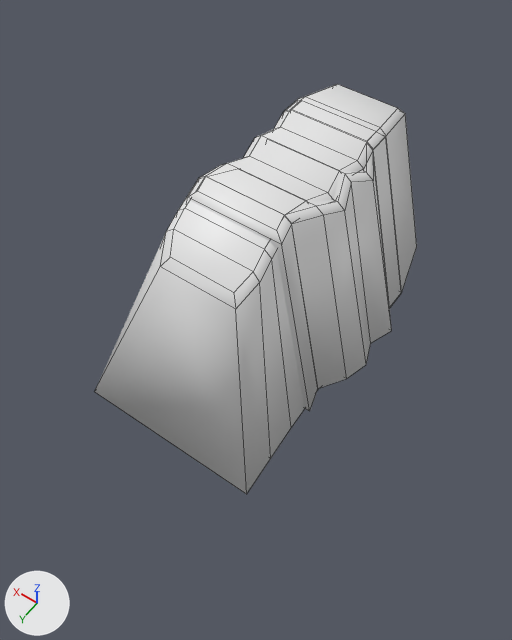
Renders of the FBX model Assets/Model/BatDuk.fbx from each side of a commit.
Rendered twice from a 50 mm camera at (-2.3, 3.68, 4.04) aimed at (-0.05, 0.54, -0.9). Lighting does not change. The marker at lower left points along +X, +Y and +Z. Mesh edges are drawn as thin lines.

Objects in the first picture: 'BatDuk', 'BatDuk_End'.
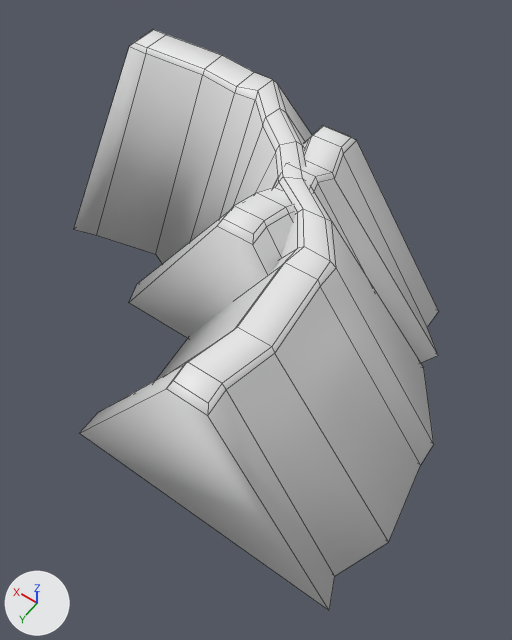
Location of each change, [x1, y1, x2, y2] in pixels of the pictures (512 x 640 px):
'BatDuk_Side', added: after [74, 29, 434, 610]
'BatDuk_End', deleted: before [95, 84, 417, 494]
'BatDuk', reshaped: before [187, 152, 391, 411]; after [129, 125, 438, 363]

Diff of the bpy script that builds the scene:
```diff
--- a/Assets/Model/BatDuk.fbx.py
+++ b/Assets/Model/BatDuk.fbx.py
@@ me_cube @@
 # used by ob_batduk; location = (0.0, 0.0, 0.0)
-me_cube.from_pydata(...)  # 48 vertices, 46 faces; spans x -0.98..0.9, y -0.84..0.82, z -1.32..0.49
+me_cube.from_pydata(...)  # 48 vertices, 46 faces; spans x -1.47..1.37, y -0.84..0.82, z -1.32..0.34
+# me_cube part 1: 48 of 48 vertices moved; they spanned x -0.98..0.9, y -0.84..0.82, z -1.32..0.49 and now span x -1.47..1.37, y -0.84..0.82, z -1.32..0.34; mean shift (0.01, 0.0, -0.1); largest move (-0.98, 0.11, -1.32) -> (-1.47, 0.11, -1.32)
@@ me_cube_002 @@
+me_cube_002.from_pydata(...)  # 84 vertices, 82 faces; spans x -1.95..2.43, y -2.2..2.14, z -1.32..0.34
@@ ob_batduk_end @@
-ob_batduk_end = bpy.data.objects.new('BatDuk_End', me_cube_006)
-ob_batduk_end.location = (0.0, 0.0, 0.0)
@@ ob_batduk_side @@
+ob_batduk_side = bpy.data.objects.new('BatDuk_Side', me_cube_002)
+ob_batduk_side.location = (0.0, 0.0, 0.0)
```
